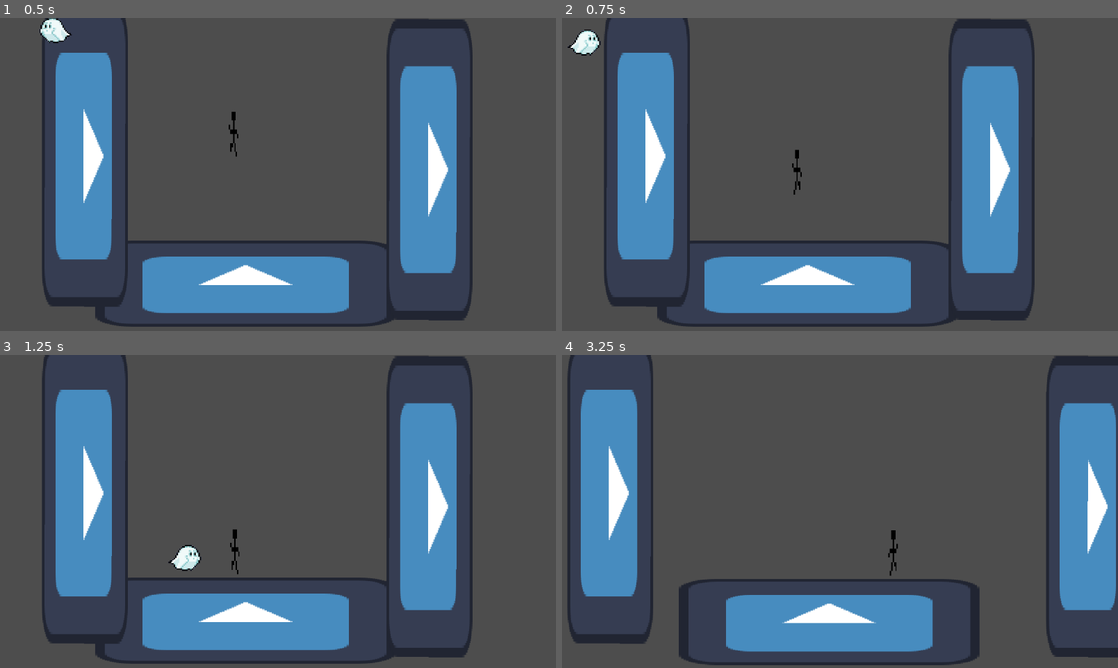
Above: before the commit, frames 1-4 (two rows, left to right).
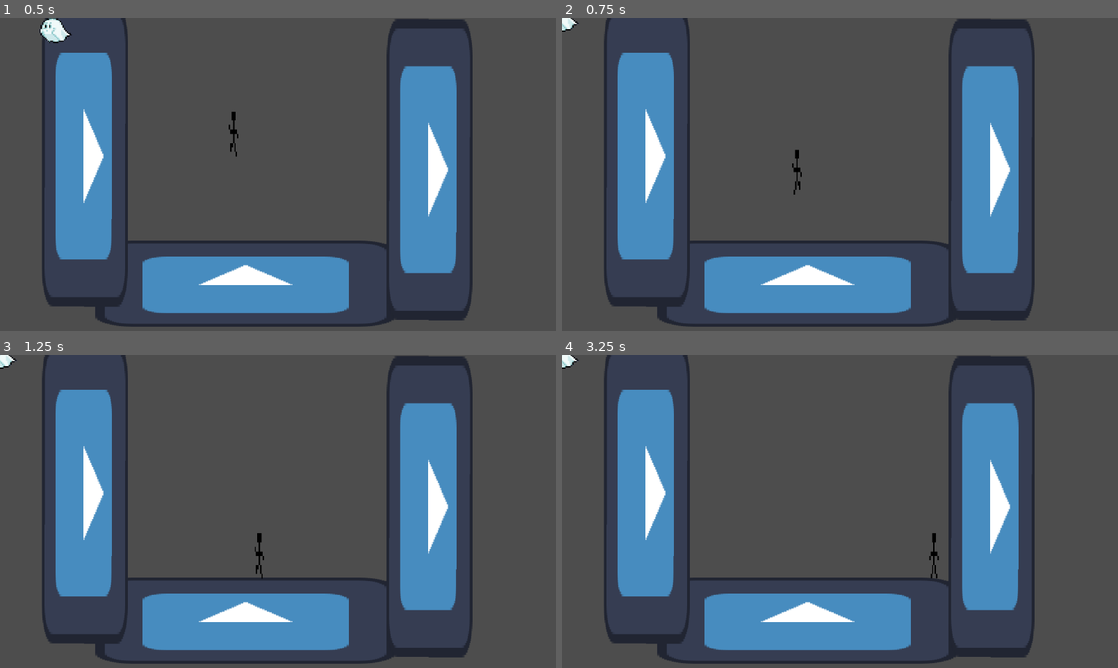
Above: after the commit, the same moments.

Repository: sammo4gun/jamsterdam
Game: Godot game, scene res://Scenes/world.tscn
Same seed, same stepped clock (60 frames per second), same inputs: the game is played once before the commit and once after it. The engine's default icon, where the game draws it, is replaced by a stand-in: a white triangle on a blue panel in a dark square.
Inputs (mouse positions are in pixels of both pictures, inside the frame that each line leads up to):
- Up to frame 1 (0.5 s): no input
- Up to frame 2 (0.75 s): move the mouse to (806, 284) at 0.52 s; hold Right (right) from 0.53 s (still down); hold Space (jump, bound only after the commit) from 0.53 s (still down); click (806, 284) at 0.67 s
- Up to frame 3 (1.25 s): keep holding Right (right); keep holding Space (jump, bound only after the commit)
- Up to frame 4 (3.25 s): move the mouse to (645, 492) at 1.27 s; release Space (jump, bound only after the commit) at 1.28 s; tap Space (jump, bound only after the commit) at 1.35, 1.52, 1.82, 2.85, 3.02 s; click (645, 492) at 1.42 s; move the mouse to (990, 505) at 2.02 s; release Right (right) at 2.03 s; hold A (left) 2.03-2.78 s; hold Space (jump, bound only after the commit) 2.03-2.78 s; click (990, 505) at 2.17 s; move the mouse to (812, 574) at 2.77 s; hold Right (right) from 2.78 s (still down); click (812, 574) at 2.92 s

Frame 1 is identical in both runs. In frame 2, 0.4% of the frame differs, in the area x 0-7%, y 0-12%; in frame 3, 0.6%; in frame 4, 31%, in the area x 0-100%, y 0-100%.

Commit message:
he jumps

Diff:
--- a/Scenes/guy.tscn
+++ b/Scenes/guy.tscn
@@ -1,7 +1,16 @@
-[gd_scene load_steps=10 format=3 uid="uid://cctthl1q1bekw"]
+[gd_scene load_steps=13 format=3 uid="uid://cctthl1q1bekw"]
 
 [ext_resource type="Script" uid="uid://byxufi14rff50" path="res://Scripts/guy.gd" id="1_tj2cq"]
+[ext_resource type="Texture2D" uid="uid://dvt2l7wffmsdl" path="res://Assets/Spritesheets/stickman idle spritesheet.png" id="2_s5xhn"]
 [ext_resource type="Texture2D" uid="uid://68b34rkx5tmh" path="res://Assets/Spritesheets/stickman spritesheet.png" id="2_y8ag8"]
+
+[sub_resource type="AtlasTexture" id="AtlasTexture_5adle"]
+atlas = ExtResource("2_s5xhn")
+region = Rect2(0, 0, 16, 16)
+
+[sub_resource type="AtlasTexture" id="AtlasTexture_y13ms"]
+atlas = ExtResource("2_s5xhn")
+region = Rect2(16, 0, 16, 16)
 
 [sub_resource type="AtlasTexture" id="AtlasTexture_s5xhn"]
 atlas = ExtResource("2_y8ag8")
@@ -23,6 +32,17 @@
 animations = [{
 "frames": [{
 "duration": 1.0,
+"texture": SubResource("AtlasTexture_5adle")
+}, {
+"duration": 1.0,
+"texture": SubResource("AtlasTexture_y13ms")
+}],
+"loop": true,
+"name": &"Idle",
+"speed": 5.0
+}, {
+"frames": [{
+"duration": 1.0,
 "texture": SubResource("AtlasTexture_s5xhn")
 }, {
 "duration": 1.0,
@@ -35,27 +55,29 @@
 "texture": SubResource("AtlasTexture_7b8b7")
 }],
 "loop": true,
-"name": &"default",
+"name": &"Walking",
 "speed": 5.0
 }]
 
 [sub_resource type="RectangleShape2D" id="RectangleShape2D_ihqf1"]
-size = Vector2(39, 121)
+size = Vector2(39, 112.5)
 
 [sub_resource type="RectangleShape2D" id="RectangleShape2D_y8ag8"]
 size = Vector2(59, 91.6875)
 
 [node name="Guy" type="CharacterBody2D"]
 script = ExtResource("1_tj2cq")
+speed = 200
 
 [node name="AnimatedSprite2D" type="AnimatedSprite2D" parent="."]
 position = Vector2(0.499999, 6.5)
 scale = Vector2(2.8125, 9.3125)
 sprite_frames = SubResource("SpriteFrames_5adle")
-autoplay = "default"
-frame_progress = 0.0505056
+animation = &"Walking"
+autoplay = "Walking"
 
 [node name="BodyCollision" type="CollisionShape2D" parent="."]
+position = Vector2(0, -4.25)
 shape = SubResource("RectangleShape2D_ihqf1")
 
 [node name="SideCollision" type="Area2D" parent="."]
@@ -64,4 +86,8 @@
 position = Vector2(0.5, -16.8438)
 shape = SubResource("RectangleShape2D_y8ag8")
 
+[node name="Timer" type="Timer" parent="."]
+one_shot = true
+
 [connection signal="body_entered" from="SideCollision" to="." method="_on_side_collision_body_entered"]
+[connection signal="timeout" from="Timer" to="." method="_on_timer_timeout"]
--- a/Scenes/moveable.tscn
+++ b/Scenes/moveable.tscn
@@ -1,6 +1,6 @@
 [gd_scene load_steps=4 format=3 uid="uid://dpfjytluhwwx7"]
 
-[ext_resource type="Script" uid="uid://2cg00vl8kyi8" path="res://Scripts/moveable.gd" id="1_h70h1"]
+[ext_resource type="Script" path="res://Scenes/moveable.gd" id="1_h70h1"]
 [ext_resource type="Texture2D" uid="uid://dsi1uv8d5lug0" path="res://Assets/icon.svg" id="1_ikdxc"]
 
 [sub_resource type="RectangleShape2D" id="RectangleShape2D_0w77i"]
--- a/Scripts/guy.gd
+++ b/Scripts/guy.gd
@@ -1,18 +1,38 @@
 extends CharacterBody2D
+
+@onready var animator: AnimatedSprite2D = $AnimatedSprite2D
+@onready var timer: Timer = $Timer
 
 @export var gravity = 9.8
 @export var speed = 1
 var direction = 1
+var is_sad = false
 
 func _physics_process(delta):
 	if not is_on_floor():
 		velocity.y += gravity * delta
-	else:
-		velocity.x += speed * direction
+	elif not is_sad:
+		velocity.x = speed * direction
 	move_and_slide()
 
+func _unhandled_input(event: InputEvent) -> void:
+		if Input.is_action_pressed("jump") && is_on_floor() && not is_sad:
+			velocity.y = -250
 
 func _on_side_collision_body_entered(body: Node2D) -> void:
 	if body.is_in_group("Walls"):
+		ponder_sadly()
 		direction = -direction
 		print("Collided with wall!")
+
+
+func ponder_sadly():
+	is_sad = true
+	velocity.x = 0
+	animator.play("Idle")
+	timer.start()
+
+func _on_timer_timeout() -> void:
+	is_sad = false
+	velocity.x = speed
+	animator.play("Walking")
--- a/project.godot
+++ b/project.godot
@@ -55,6 +55,11 @@
 , Object(InputEventKey,"resource_local_to_scene":false,"resource_name":"","device":-1,"window_id":0,"alt_pressed":false …(186 unchanged characters)…
 ]
 }
+jump={
+"deadzone": 0.2,
+"events": [Object(InputEventKey,"resource_local_to_scene":false,"resource_name":"","device":-1,"window_id":0,"alt_pressed":false,"shift_pressed":false,"ctrl_pressed":false,"meta_pressed":false,"pressed":false,"keycode":0,"physical_keycode":32,"key_label":0,"unicode":32,"location":0,"echo":false,"script":null)
+]
+}
 
 [rendering]
 
--- /dev/null
+++ b/world.tscn
@@ -0,0 +1,21 @@
+[gd_scene load_steps=3 format=3 uid="uid://d3n8l5rjcovu8"]
+
+[ext_resource type="PackedScene" uid="uid://dpfjytluhwwx7" path="res://Scenes/moveable.tscn" id="1_fj7yv"]
+[ext_resource type="PackedScene" uid="uid://cctthl1q1bekw" path="res://Scenes/guy.tscn" id="2_tlwt5"]
+
+[node name="World" type="Node2D"]
+
+[node name="Floor" parent="." instance=ExtResource("1_fj7yv")]
+position = Vector2(262, 395)
+
+[node name="Guy" parent="." instance=ExtResource("2_tlwt5")]
+position = Vector2(485, 169)
+gravity = 500.0
+
+[node name="Moveable" parent="." instance=ExtResource("1_fj7yv")]
+position = Vector2(256, -319)
+rotation = 1.57175
+
+[node name="Moveable2" parent="." instance=ExtResource("1_fj7yv")]
+position = Vector2(947, -318)
+rotation = 1.57175
Binary file added: Assets/Spritesheets/stickman idle spritesheet.png
Not shown, added: Assets/Spritesheets/stickman idle spritesheet.png.import
